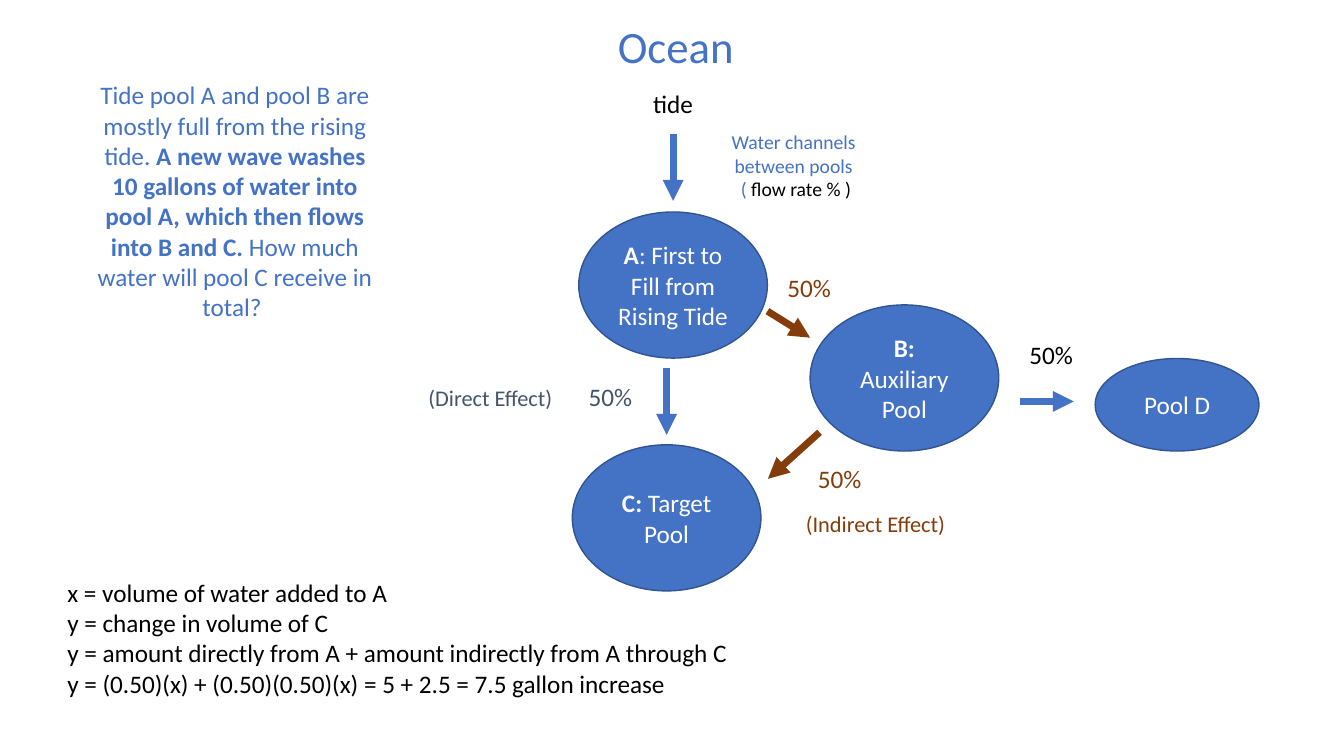
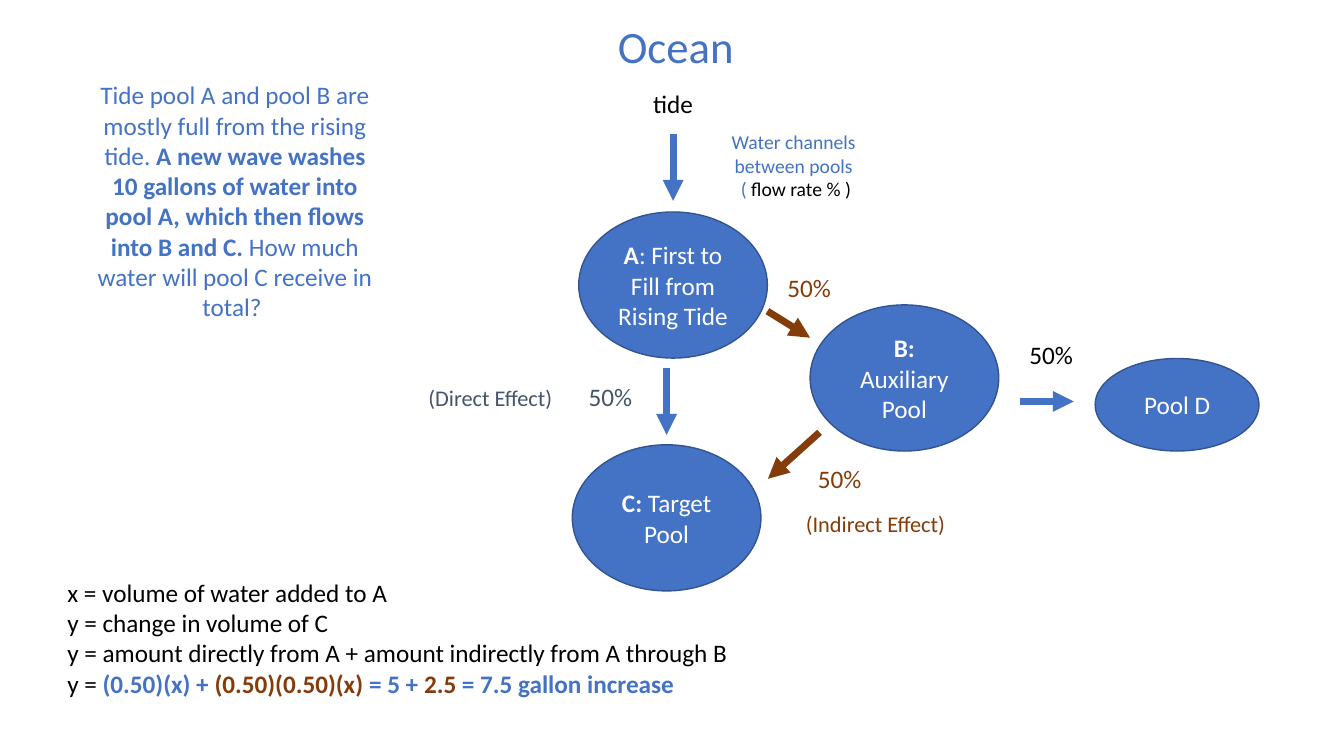
Before and after one commit to DS4PS/cpp-523-fall-2019, a slide deck: slide 1 of handouts/indirect-effect-example.pptx. Drawn at 1344x756 pixels with LibreOffice and Linux fonts; fonts in the diff are those of the drawing. Boxes give left, top, right and bottom in pixels: in the first picture for what was removed or moved away, otherwise in the second. Text is boxed around its words. In the diff, an @@ line names an element or a change of style, - is before the commit and + after.

Commit message:
new slides

```diff
--- a/handouts/indirect-effect-example.pptx
+++ b/handouts/indirect-effect-example.pptx
@@ text at (x1=67, y1=644, x2=727, y2=667): text changed @@
-y = amount directly from A + amount indirectly from A through C
+y = amount directly from A + amount indirectly from A through B
@@ text at (x1=67, y1=674, x2=674, y2=698): text colour #000000 to #4472C4 in "(0.50)(x) + = 5 + = 7.5 ..."; text colour #000000 to #843C0B in "(0.50)(0.50)(x) 2.5"; bold on in "(0.50)(x) + (0.50)(0.50)(x) = 5 + 2.5 ..." @@
```
Also in this commit, not shown: 1 slide added, 1 other file.
